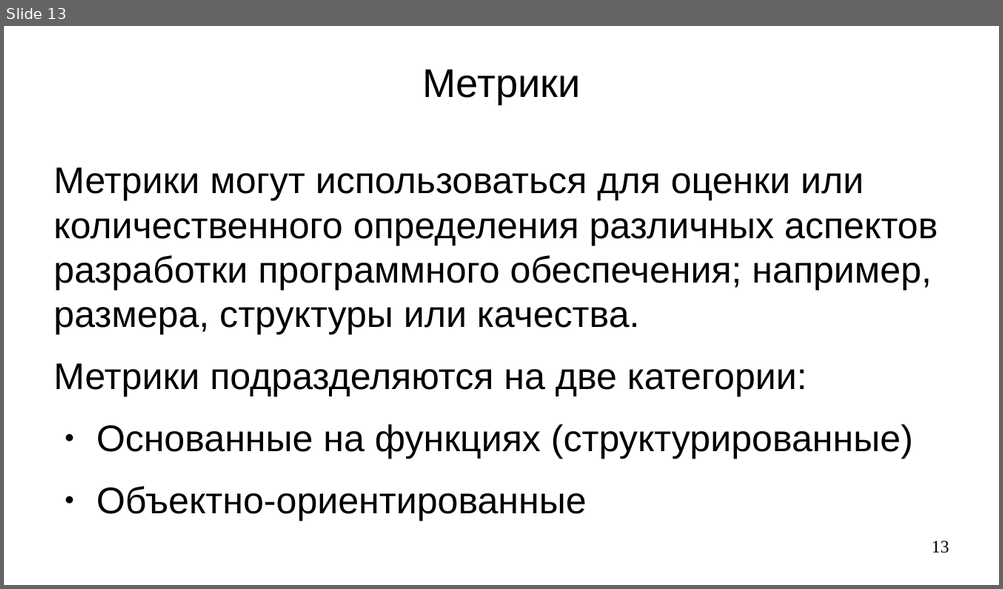
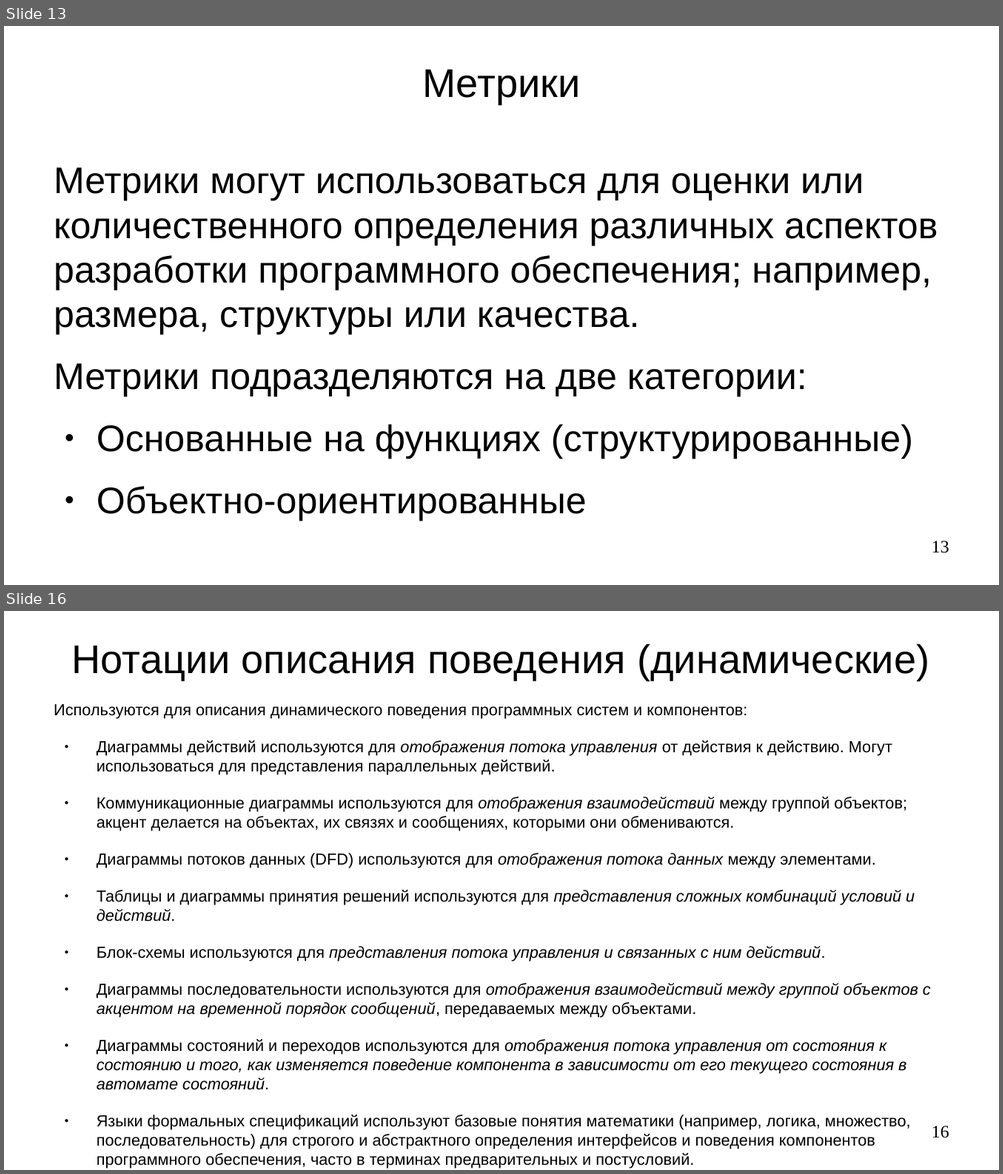
Before and after one commit to steelcraft/stud-lab, a slide deck: Лекции/CASWE01#L2.odp. Shown one above the other, each under a label of ours: slide 13 before the commit, slides 13 and 16 after it; the slides between them are not shown. The pictures are 1003x589 and 1003x1174 pixels, drawn with LibreOffice and Linux fonts; fonts in the diff are those of the drawing. Boxes give left, top, right and bottom in pixels: in the first picture for what was removed or moved away, otherwise in the second. Text is boxed around its words. In the diff, an @@ line names an element or a change of style, - is before the commit and + after.

Commit message:
Добавлен раздел "Нотации для проектирования ПО"

```diff
--- a/Лекции/CASWE01#L2.odp
+++ b/Лекции/CASWE01#L2.odp
@@ slide 16 added at (4, 611, 999, 1170), background #FFFFFF @@
@@ title added at (72, 644, 929, 681), 32 pt, text #000000 @@
+Нотации описания поведения (динамические)
@@ text added at (54, 704, 930, 1169), 12.8 pt, text #000000 @@
+Используются для описания динамического поведения программных систем и компонентов:
+● Диаграммы действий используются для отображения потока управления от действия к действию. Могут использоваться для представления параллельных действий.
+● Коммуникационные диаграммы используются для отображения взаимодействий между группой объектов; акцент делается на объектах, их связях и сообщениях, которыми они обмениваются.
+● Диаграммы потоков данных (DFD) используются для отображения потока данных между элементами.
+● Таблицы и диаграммы принятия решений используются для представления сложных комбинаций условий и действий.
+● Блок-схемы используются для представления потока управления и связанных с ним действий.
+● Диаграммы последовательности используются для отображения взаимодействий между группой объектов с акцентом на временной порядок сообщений, передаваемых между объектами.
+● Диаграммы состояний и переходов используются для отображения потока управления от состояния к состоянию и того, как изменяется поведение компонента в зависимости от его текущего состояния в автомате состояний.
+● Языки формальных спецификаций используют базовые понятия математики (например, логика, множество, последовательность) для строгого и абстрактного определения интерфейсов и поведения компонентов программного обеспечения, часто в терминах предварительных и постусловий.
+● Языки псевдокода и проектирования программ (program design languages, PDL): языки, подобные структурированному программированию, используются для описания на стадии детального проектирования поведения процедуры или метода.
@@ page number added at (931, 1126, 949, 1139), 14 pt, text #000000 @@
+16
```
Also in this commit, not shown: 2 other slides added.
